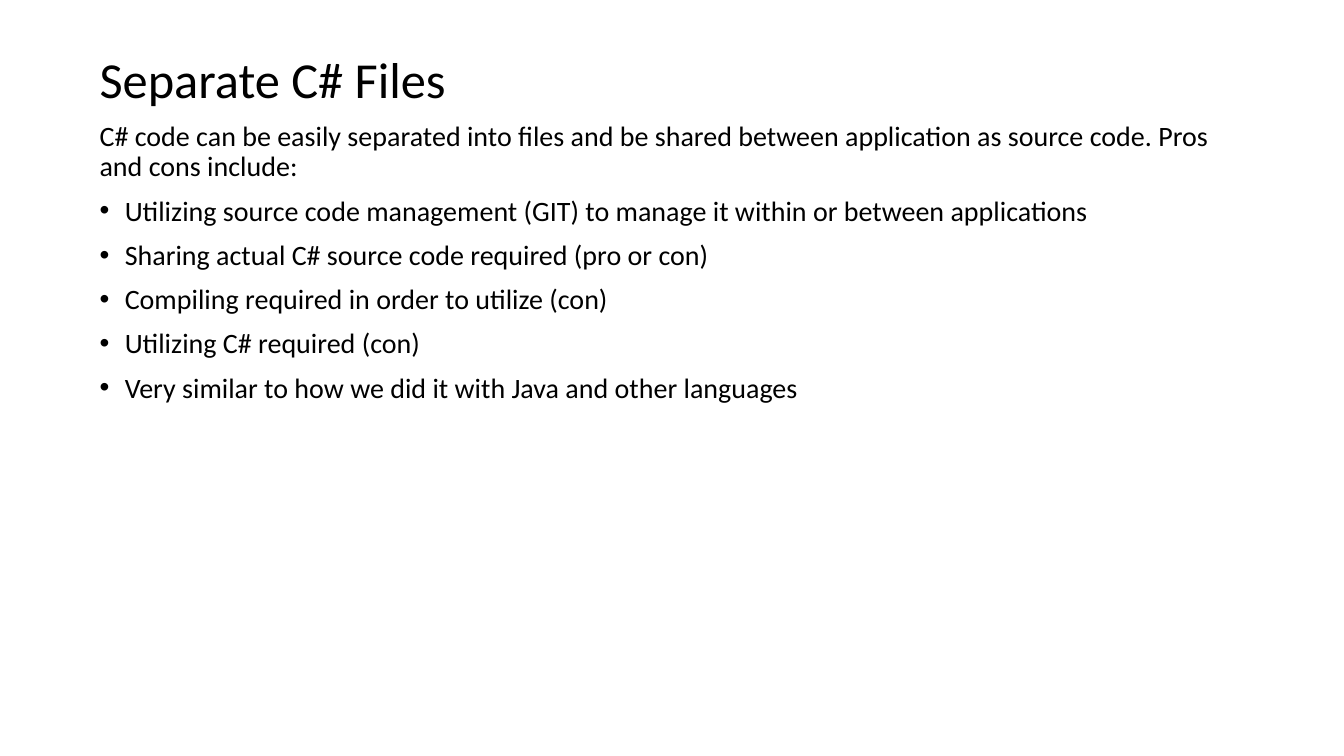
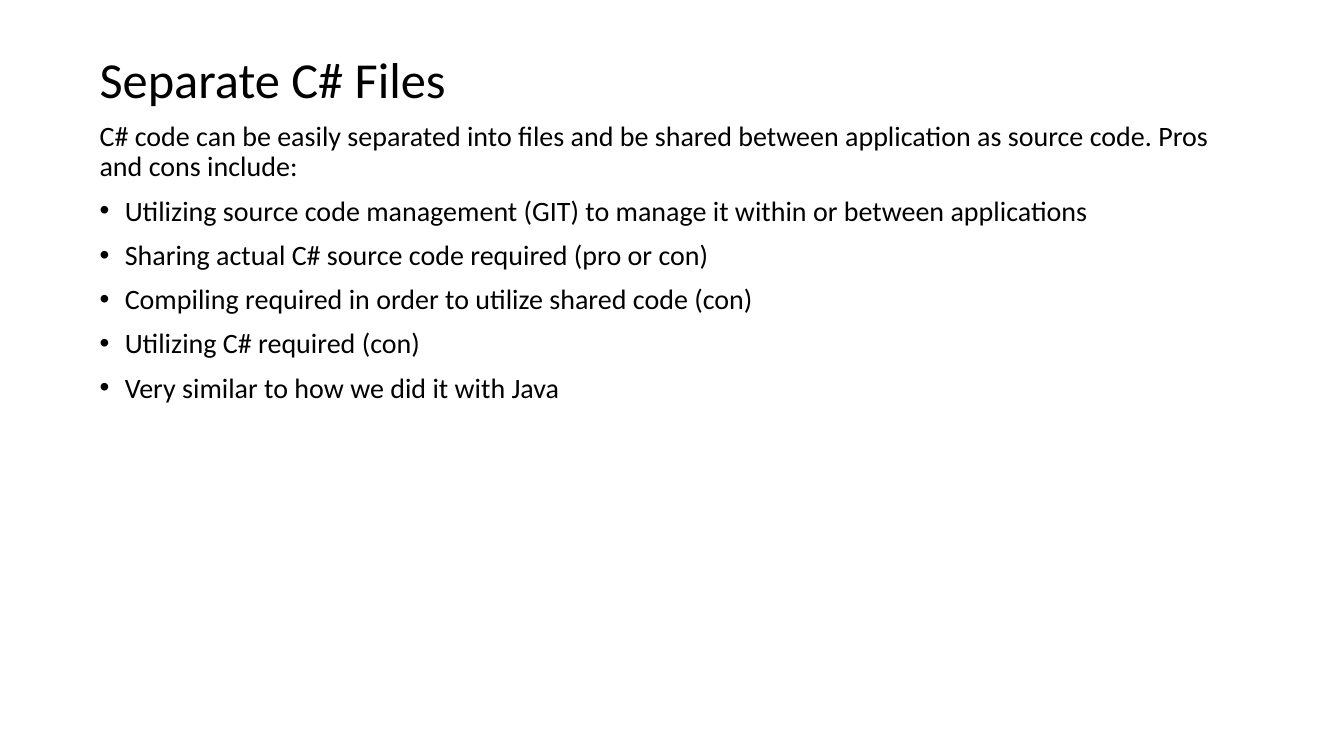
Before and after one commit to EricJPogue/www-epogue-info, a slide deck: slide 26 of CPSC-24500/Week07/2017SpringW07Slides.pptx. Drawn at 1344x756 pixels with LibreOffice and Linux fonts; fonts in the diff are those of the drawing. Boxes give left, top, right and bottom in pixels: in the first picture for what was removed or moved away, otherwise in the second. Text is boxed around its words. In the diff, an @@ line names an element or a change of style, - is before the commit and + after.

```diff
--- a/CPSC-24500/Week07/2017SpringW07Slides.pptx
+++ b/CPSC-24500/Week07/2017SpringW07Slides.pptx
@@ text at (125, 288, 752, 314): text changed @@
-• Compiling required in order to utilize (con)
+• Compiling required in order to utilize shared code (con)
@@ text at (125, 378, 560, 403): text changed @@
-• Very similar to how we did it with Java and other languages
+• Very similar to how we did it with Java
```
Also in this commit, not shown: 3 other slides changed, 1 other file.
